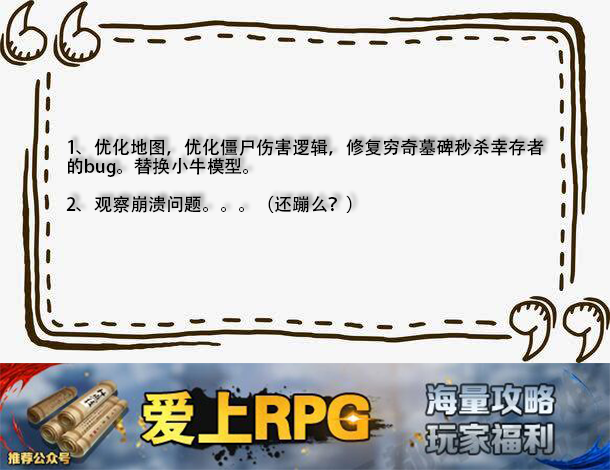
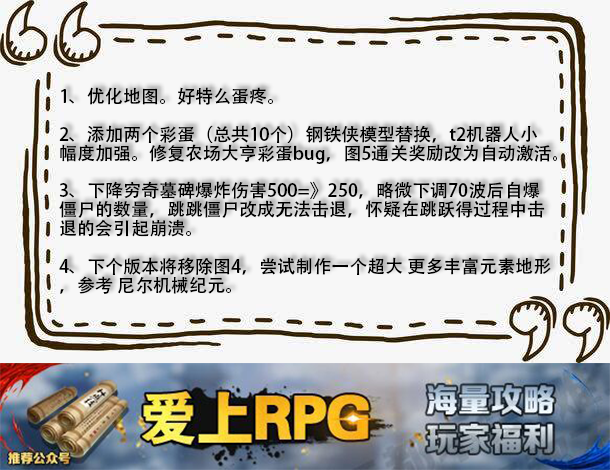
Layered file, before and after one edit (610px x 470px). Changes by layer:
renamed "1、优化地图，优化僵尸伤害逻辑，修复穷奇墓碑秒杀幸存者 的bug。替换小牛模型。 2、观察崩溃问题。。。（还蹦么？）" to "1、优化地图。好特么蛋疼。 2、添加两个彩蛋（总共10个）钢铁侠模型替换，t2机器人小 幅度加强。修复农场大亨彩蛋bug，图", painted on it over [59, 87, 557, 294]
